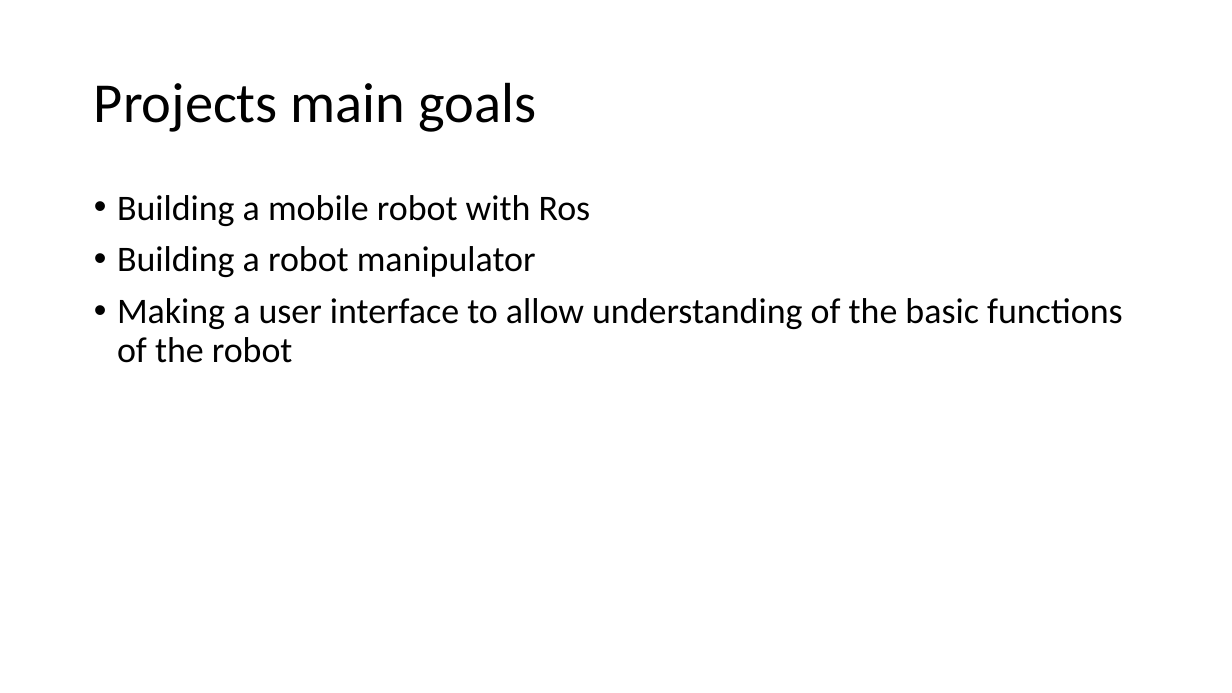
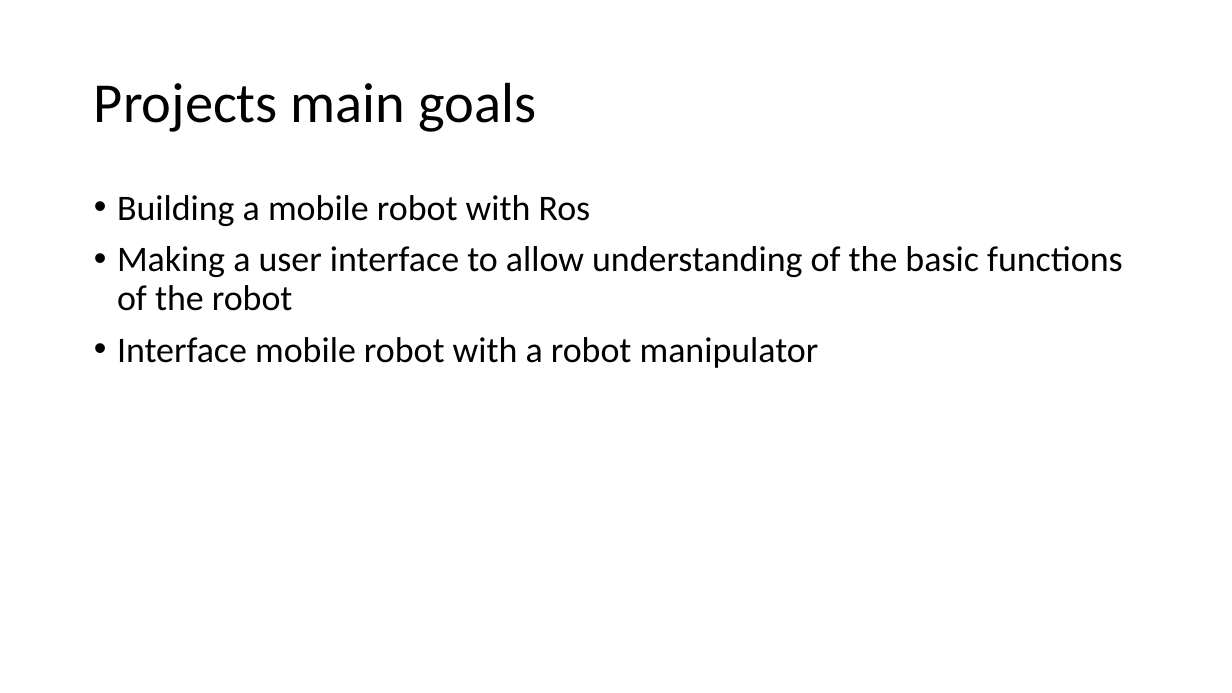
Before and after one commit to MarlonG21/MobileRobotRos_finalYearProject, a slide deck: slide 4 of MajorProject/majorProjectPresentation.pptx. Drawn at 1232x693 pixels with LibreOffice and Linux fonts; fonts in the diff are those of the drawing. Boxes give left, top, right and bottom in pixels: in the first picture for what was removed or moved away, otherwise in the second. Text is boxed around its words. In the diff, an @@ line names an element or a change of style, - is before the commit and + after.

Commit message:
edited presentation and added picture of robot used in worldskills

```diff
--- a/MajorProject/majorProjectPresentation.pptx
+++ b/MajorProject/majorProjectPresentation.pptx
@@ text at (117, 246, 536, 277): paragraph removed @@
-• Building a robot manipulator
@@ text at (117, 337, 819, 368): paragraph added @@
+• Interface mobile robot with a robot manipulator
```
Also in this commit, not shown: 1 other slide changed, 2 slides added, 1 slide removed, 9 other files.
